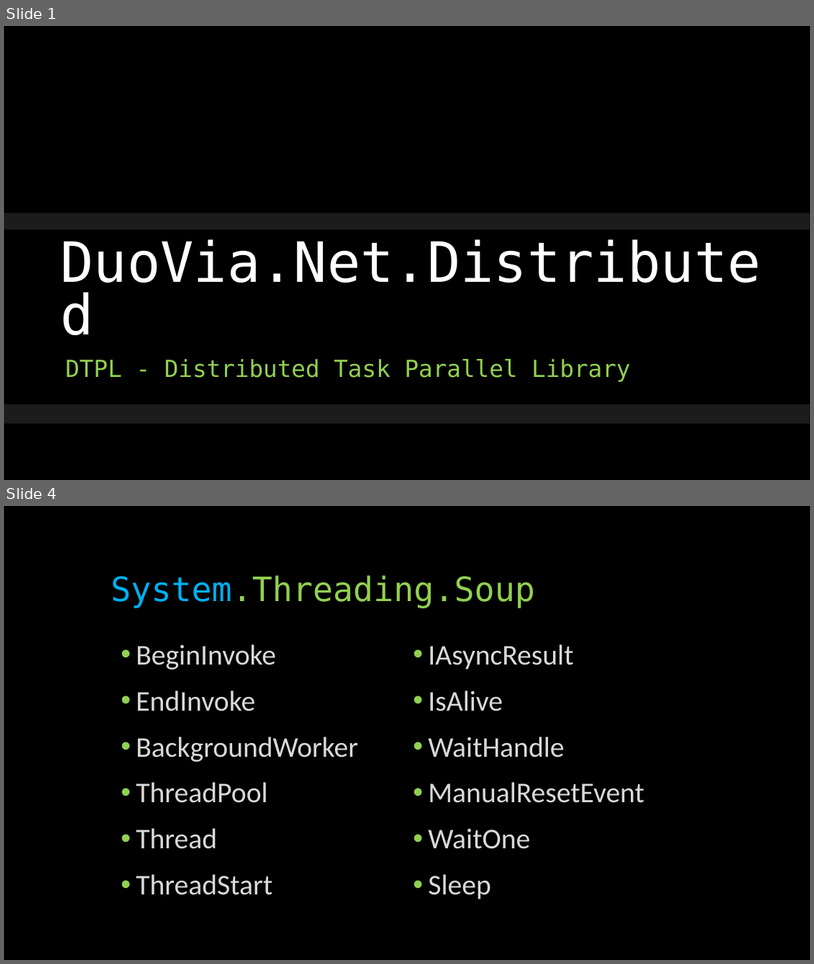
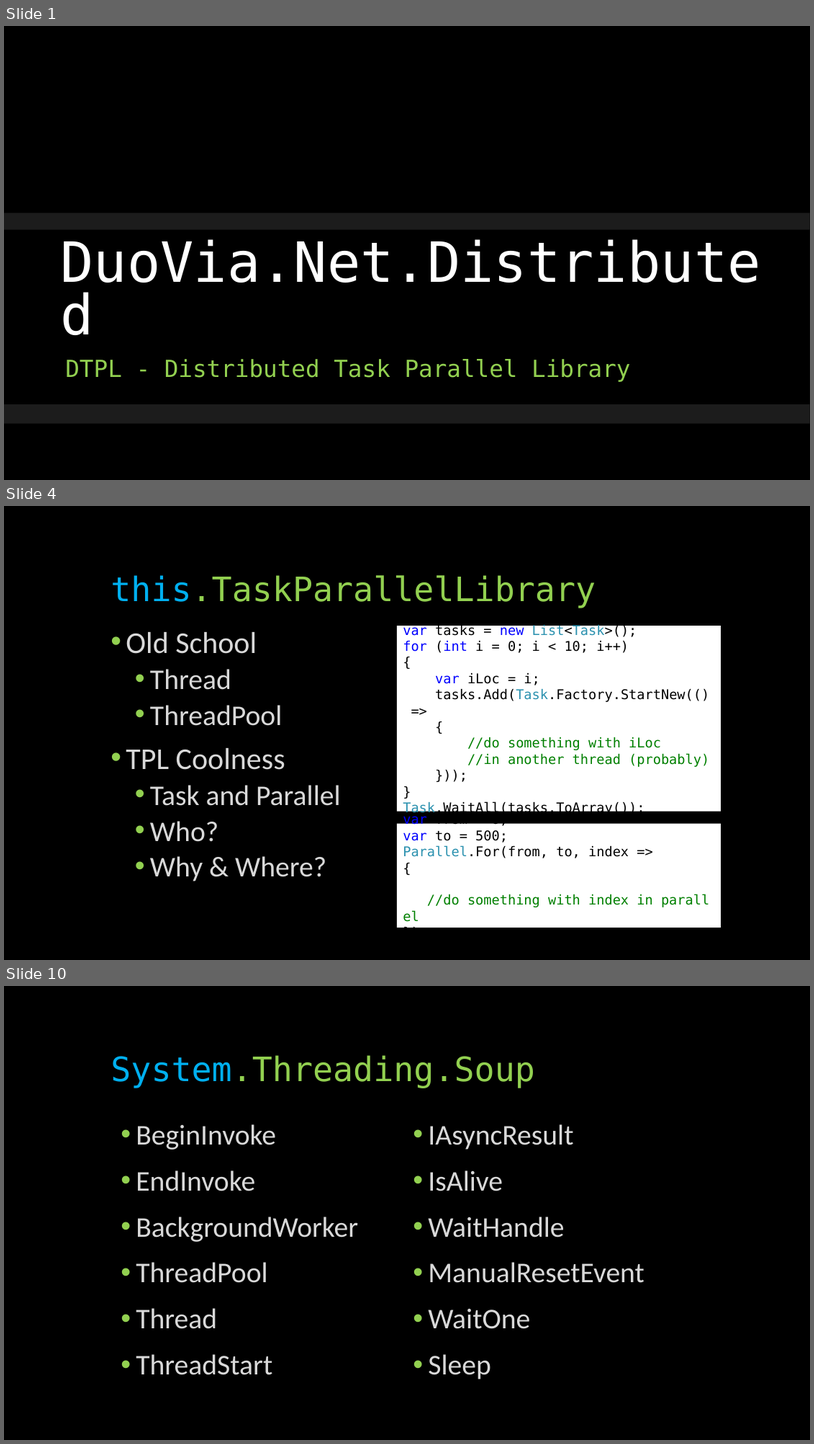
Before and after one commit to glennneiger/duovia-distributed, a slide deck: docs/distributed_demo.pptx. Shown one above the other, each under a label of ours: slides 1 and 4 before the commit, slides 1, 4 and 10 after it; the slides between them are not shown. The pictures are 814x964 and 814x1444 pixels, drawn with LibreOffice and Linux fonts; fonts in the diff are those of the drawing; background and template pictures are left out. Boxes give left, top, right and bottom in pixels: in the first picture for what was removed or moved away, otherwise in the second. Text is boxed around its words. In the diff, an @@ line names an element or a change of style, - is before the commit and + after.

```diff
--- a/docs/distributed_demo.pptx
+++ b/docs/distributed_demo.pptx
@@ slide 4 added at [4,506,810,960], background #000000 @@
@@ title added at [111,575,596,608], 40 pt, text #92D050 @@
+this.TaskParallelLibrary
@@ text added at [126,632,341,881], 34 pt, text #D9D9D9 @@
+• Old School
+  • Thread
+  • ThreadPool
+• TPL Coolness
+  • Task and Parallel
+  • Who?
+  • Why & Where?
@@ rectangle added at [397,626,721,811], fill #FFFFFF, 16 pt, text #000000 @@
+var tasks = new List<Task>();
+for (int i = 0; i < 10; i++)
+{
+var iLoc = i;
+tasks.Add(Task.Factory.StartNew(() =>
+{
+//do something with iLoc
+//in another thread (probably)
+}));
+}
+Task.WaitAll(tasks.ToArray());
@@ rectangle added at [397,824,721,928], fill #FFFFFF, 16 pt, text #000000 @@
+var from = 0;
+var to = 500;
+Parallel.For(from, to, index =>
+{
+//do something with index in parallel
+});
@@ what was slide 4 is now slide 10 @@
```
Also in this commit, not shown: 2 slides changed, 5 other slides added.
